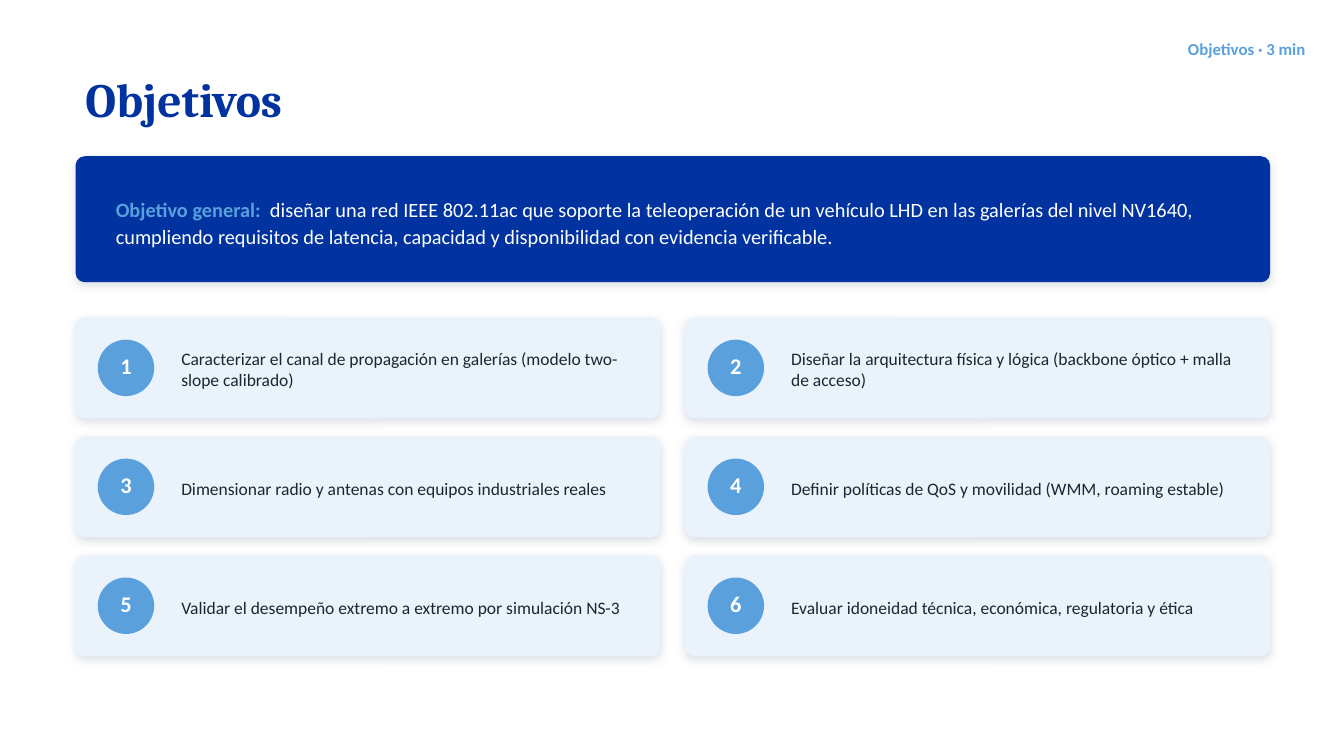
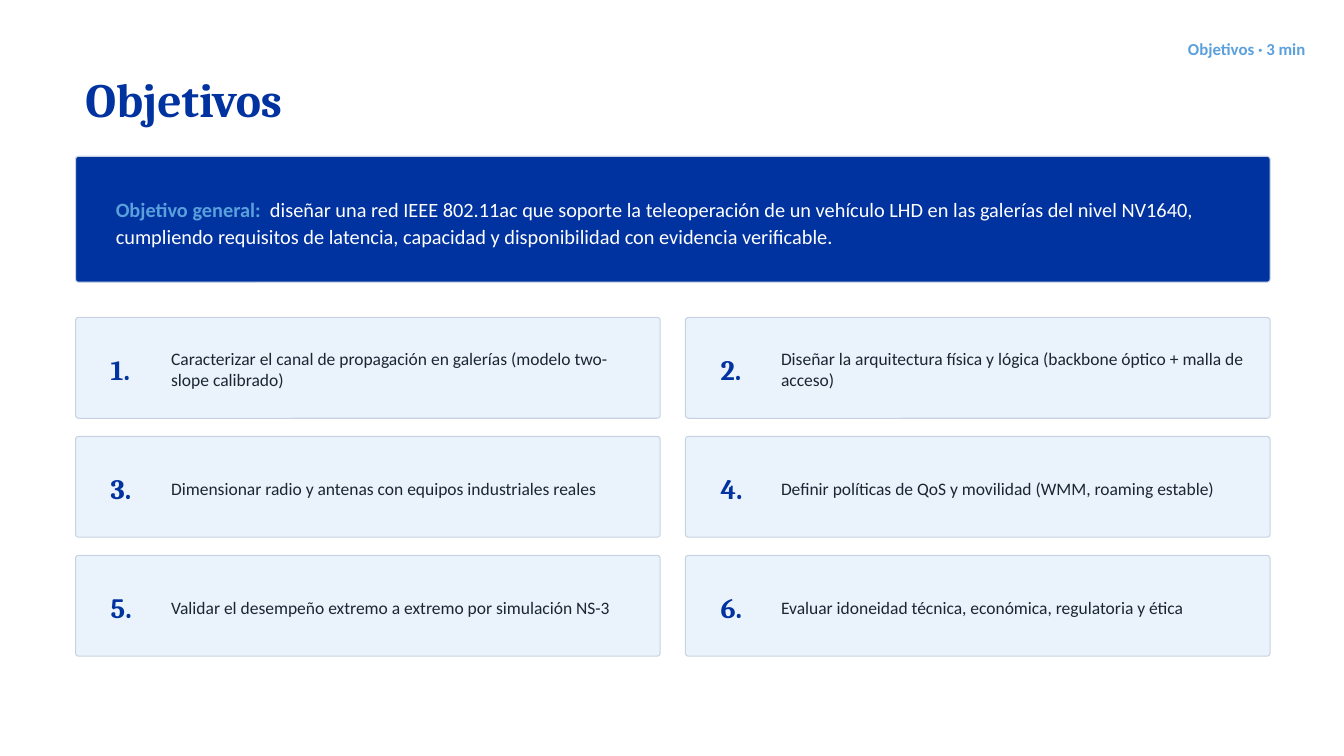
Before and after one commit to AdrianLopez012/tesis-lhd-802.11ac, a slide deck: slide 4 of fase4/presentacion/sustentacion_tesis.pptx. Drawn at 1344x756 pixels with LibreOffice and Linux fonts; fonts in the diff are those of the drawing. Boxes give left, top, right and bottom in pixels: in the first picture for what was removed or moved away, otherwise in the second. Text is boxed around its words. In the diff, an @@ line names an element or a change of style, - is before the commit and + after.

```diff
--- a/fase4/presentacion/sustentacion_tesis.pptx
+++ b/fase4/presentacion/sustentacion_tesis.pptx
@@ text "Caracterizar el canal de propagación ...": place and size @@
-text "Caracterizar el canal de propagación ..." at (181,352,618,389)
+text "Caracterizar el canal de propagación ..." at (171,352,608,389)
@@ text "Diseñar la arquitectura física y ..." rewrapped from (791,352,1232,388) to (781,352,1243,388) @@
@@ ellipse removed at (98,340,154,396) @@
@@ ellipse removed at (708,340,764,396) @@
@@ text at (111,361,130,380): text changed; size 16 to 20 pt; font Calibri to Cambria; text colour #FFFFFF to #0033A0 @@
-1
+1.
@@ text at (721,361,742,380): text changed; size 16 to 20 pt; font Calibri to Cambria; text colour #FFFFFF to #0033A0 @@
-2
+2.
@@ text "Dimensionar radio y antenas con ...": place and size @@
-text "Dimensionar radio y antenas con ..." at (181,483,606,498)
+text "Dimensionar radio y antenas con ..." at (171,483,595,498)
@@ text "Definir políticas de QoS y ...": place and size @@
-text "Definir políticas de QoS y ..." at (791,482,1224,498)
+text "Definir políticas de QoS y ..." at (781,482,1214,498)
@@ ellipse removed at (98,459,154,515) @@
@@ ellipse removed at (708,459,764,515) @@
@@ text at (111,480,132,500): text changed; size 16 to 20 pt; font Calibri to Cambria; text colour #FFFFFF to #0033A0 @@
-3
+3.
@@ text at (721,480,743,499): text changed; size 16 to 20 pt; font Calibri to Cambria; text colour #FFFFFF to #0033A0 @@
-4
+4.
@@ text "Validar el desempeño extremo a ...": place and size @@
-text "Validar el desempeño extremo a ..." at (181,602,619,617)
+text "Validar el desempeño extremo a ..." at (171,602,609,617)
@@ outline none to #C7D3E2 0.75 pt; shadow off; proportions changed in 7 elements at (76,156,1270,282), (76,318,660,418), (686,318,1270,418), (76,437,660,537), (686,437,1270,537), (76,556,660,656), (686,556,1270,656) @@
@@ text "Evaluar idoneidad técnica, económica, regulatoria ...": place and size @@
-text "Evaluar idoneidad técnica, económica, regulatoria ..." at (791,602,1193,617)
+text "Evaluar idoneidad técnica, económica, regulatoria ..." at (781,602,1183,617)
@@ ellipse removed at (98,578,154,634) @@
@@ text at (111,599,132,619): text changed; size 16 to 20 pt; font Calibri to Cambria; text colour #FFFFFF to #0033A0 @@
-5
+5.
@@ ellipse removed at (708,578,764,634) @@
@@ text at (721,599,743,618): text changed; size 16 to 20 pt; font Calibri to Cambria; text colour #FFFFFF to #0033A0 @@
-6
+6.
```
Also in this commit, not shown: 9 other slides changed, 1 slide added, 1 slide removed, 11 other files.
